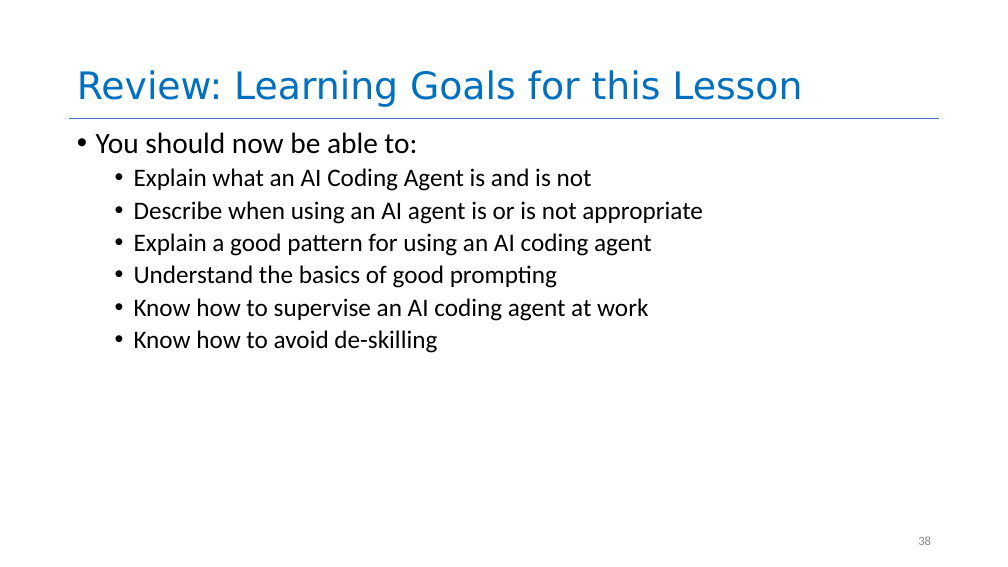
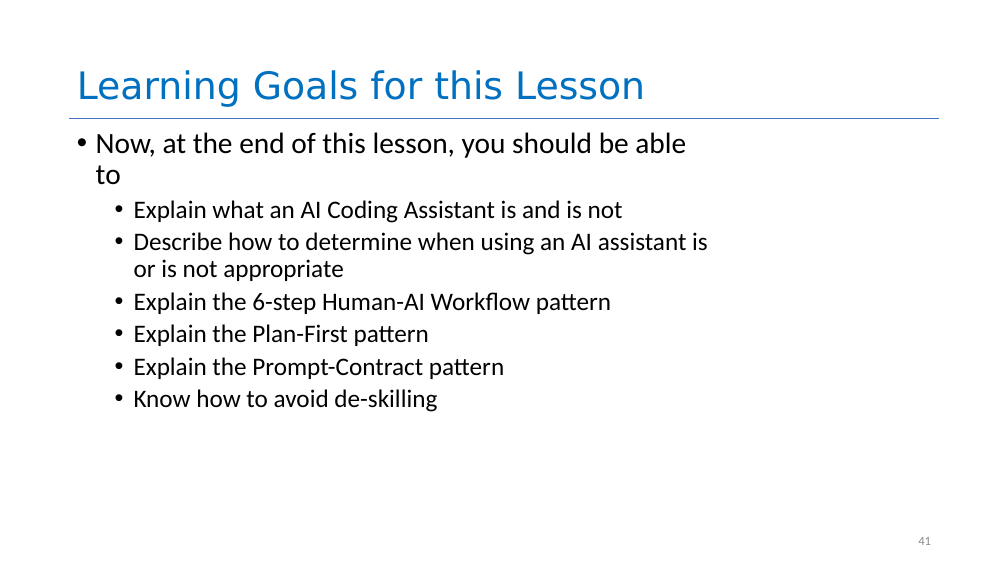
Before and after one commit to neu-se/CS4530-Spring-2026, a slide deck: slide 41 of Slides/Module 16 Using AI Agents.pptx (slide 38 before the commit). Drawn at 1008x567 pixels with LibreOffice and Linux fonts; fonts in the diff are those of the drawing. Boxes give left, top, right and bottom in pixels: in the first picture for what was removed or moved away, otherwise in the second. Text is boxed around its words. In the diff, an @@ line names an element or a change of style, - is before the commit and + after.

```diff
--- a/Slides/Module 16 Using AI Agents.pptx
+++ b/Slides/Module 16 Using AI Agents.pptx
@@ title at bbox=[77, 70, 645, 107]: text changed @@
-Review: Learning Goals for this Lesson
+Learning Goals for this Lesson
@@ text at bbox=[96, 132, 708, 379]: text changed @@
-• You should now be able to:
-  • Explain what an AI Coding Agent is and is not
-  • Describe when using an AI agent is or is not appropriate
-  • Explain a good pattern for using an AI coding agent
-  • Understand the basics of good prompting
-  • Know how to supervise an AI coding agent at work
+• Now, at the end of this lesson, you should be able to
+  • Explain what an AI Coding Assistant is and is not
+  • Describe how to determine when using an AI assistant is or is not appropriate
+  • Explain the 6-step Human-AI Workflow pattern
+  • Explain the Plan-First pattern
+  • Explain the Prompt-Contract pattern
@@ page number at bbox=[918, 537, 931, 545]: text changed @@
-38
+41
```
Also in this commit, not shown: 18 other slides changed, 21 slides added, 18 slides removed, 2 other files.
